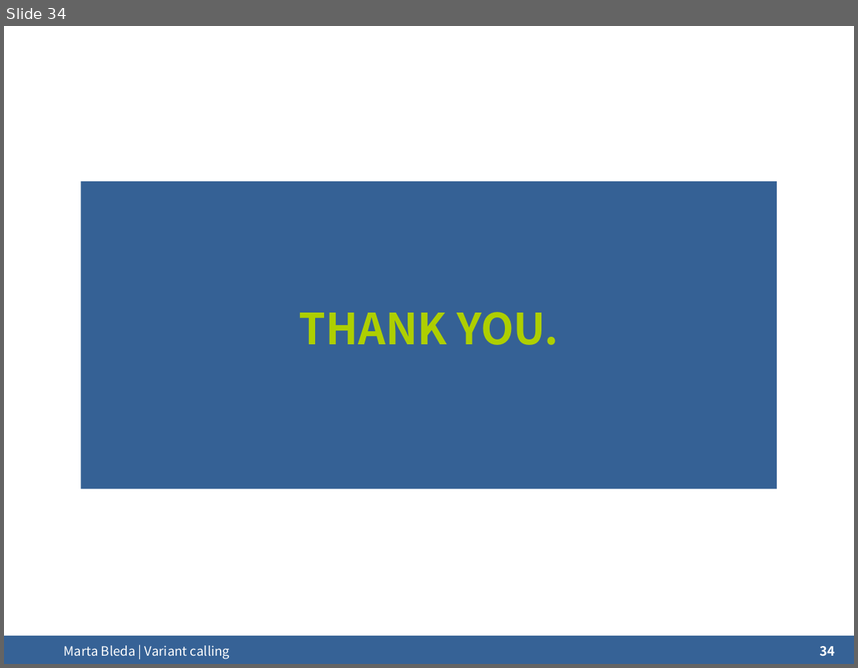
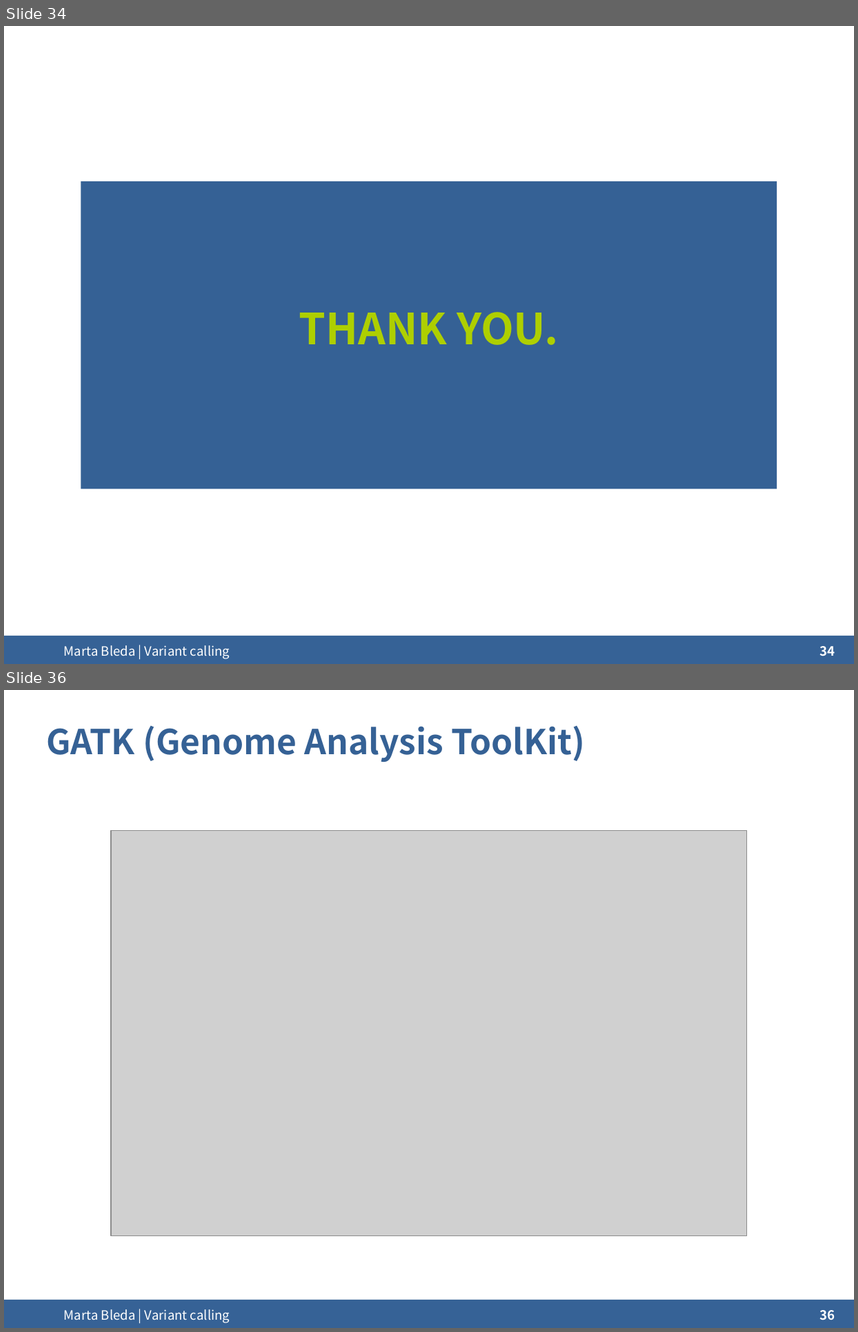
Before and after one commit to ngs-course/ngs-course.github.io, a slide deck: Course_Materials/variant_calling/presentation/2015-Cambridge_variant_calling.odp. Shown one above the other, each under a label of ours: slide 34 before the commit, slides 34 and 36 after it; the slides between them are not shown. The pictures are 858x668 and 858x1332 pixels, drawn with LibreOffice and Linux fonts; fonts in the diff are those of the drawing; grey boxes stand for pictures; background and template pictures are left out. Boxes give left, top, right and bottom in pixels: in the first picture for what was removed or moved away, otherwise in the second. Text is boxed around its words. In the diff, an @@ line names an element or a change of style, - is before the commit and + after.

Commit message:
Calling updated

```diff
--- a/Course_Materials/variant_calling/presentation/2015-Cambridge_variant_calling.odp
+++ b/Course_Materials/variant_calling/presentation/2015-Cambridge_variant_calling.odp
@@ slide 36 added at (x1=4, y1=690, x2=854, y2=1328), background #FFFFFF; not listed: 1 template element that a slide beside it also shows @@
@@ title added at (x1=47, y1=726, x2=585, y2=762), 32 pt, text #356195, bold @@
+GATK (Genome Analysis ToolKit)
@@ picture added at (x1=111, y1=830, x2=748, y2=1235) @@
@@ text added at (x1=64, y1=1309, x2=230, y2=1323), 12 pt, text #FFFFFF @@
+Marta Bleda | Variant calling
@@ page number added at (x1=820, y1=1310, x2=835, y2=1320), 12 pt, text #FFFFFF, bold @@
+36
```
Also in this commit, not shown: 4 slides changed, 1 other slide added, 1 other file.
